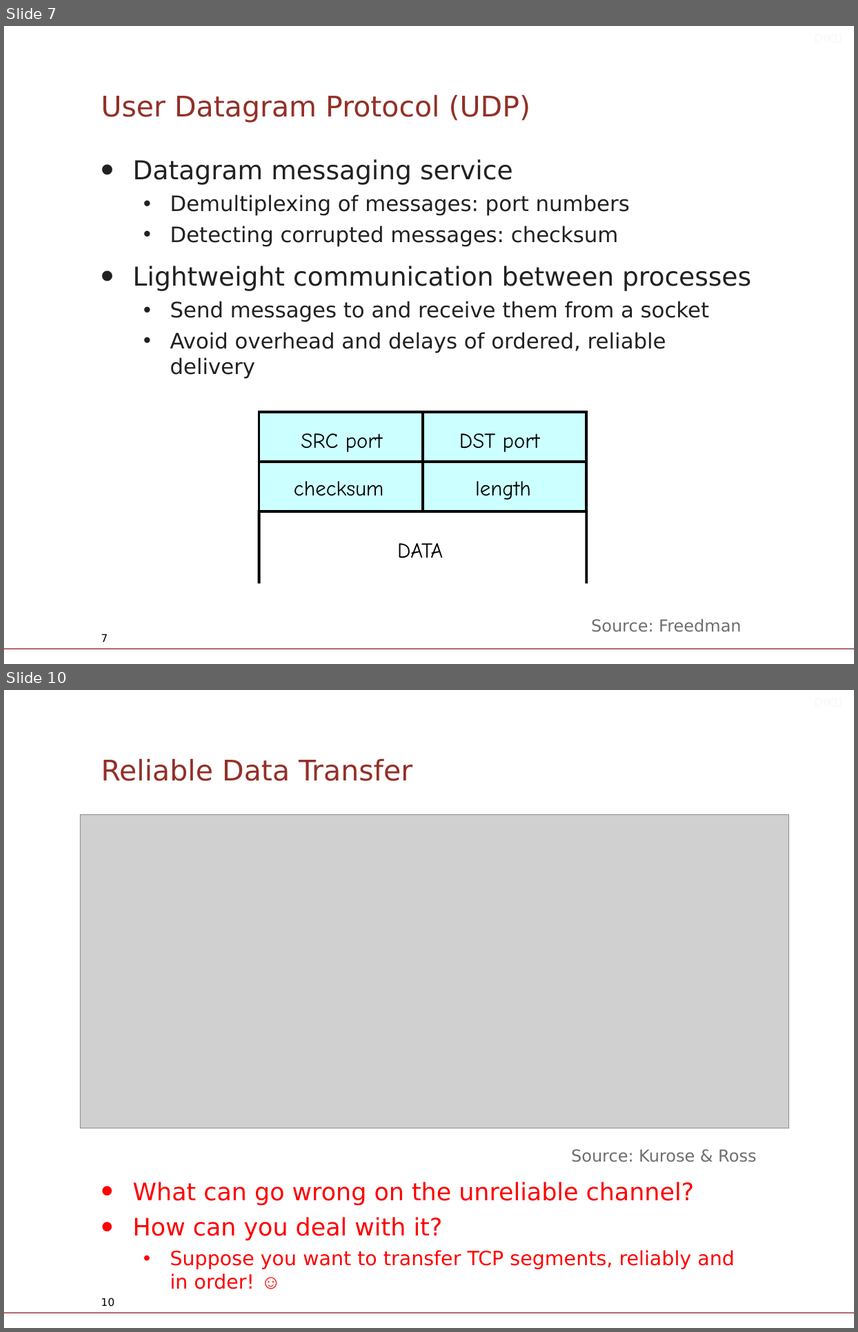
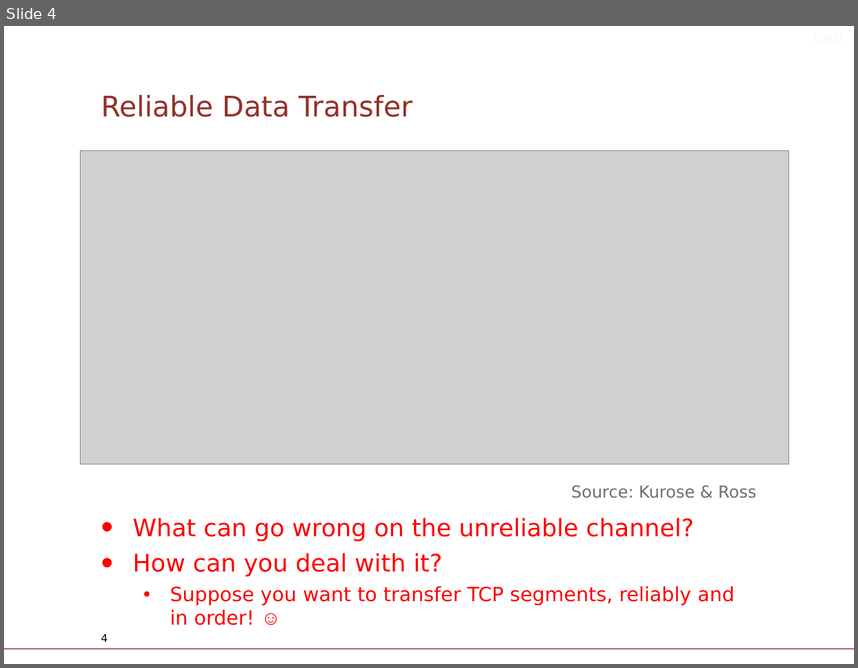
Before and after one commit to Legenden84/compSys-e2022-pub_fork, a slide deck: lectures/221109_tcp_and_reliable_communication/slides.odp. Shown one above the other, each under a label of ours: slides 7 and 10 before the commit, slide 4 after it; the slides between them are not shown. The pictures are 858x1332 and 858x668 pixels, drawn with LibreOffice and Linux fonts; fonts in the diff are those of the drawing; grey boxes stand for pictures; background and template pictures are left out. Boxes give left, top, right and bottom in pixels: in the first picture for what was removed or moved away, otherwise in the second. Text is boxed around its words. In the diff, an @@ line names an element or a change of style, - is before the commit and + after.

```diff
--- a/lectures/221109_tcp_and_reliable_communication/slides.odp
+++ b/lectures/221109_tcp_and_reliable_communication/slides.odp
@@ slide 7 removed at [4, 26, 854, 664], background #FFFFFF; not listed: 1 template element that a slide beside it also shows @@
@@ text removed at [270, 26, 851, 51] @@
-DIKU
@@ title removed at [101, 94, 530, 123] @@
-User Datagram Protocol (UDP)
@@ text removed at [133, 159, 751, 379] @@
-• Datagram messaging service
-  • Demultiplexing of messages: port numbers
-  • Detecting corrupted messages: checksum
-• Lightweight communication between processes
-  • Send messages to and receive them from a socket
-  • Avoid overhead and delays of ordered, reliable delivery
@@ rectangle removed at [259, 412, 423, 461] @@
@@ rectangle removed at [423, 412, 587, 461] @@
@@ rectangle removed at [286, 423, 406, 457] @@
-SRC port
@@ rectangle removed at [444, 423, 565, 457] @@
-DST port
@@ rectangle removed at [259, 461, 423, 510] @@
@@ text removed at [294, 481, 383, 496] @@
-checksum
@@ rectangle removed at [423, 461, 587, 510] @@
@@ text removed at [475, 481, 531, 499] @@
-length
@@ line removed from (259, 510) to (259, 582) @@
@@ line removed from (586, 510) to (586, 582) @@
@@ text removed at [397, 543, 443, 558] @@
-DATA
@@ text removed at [591, 619, 741, 632] @@
-Source: Freedman
@@ page number removed at [101, 633, 108, 641] @@
-7
@@ what was slide 10 is now slide 4 @@
@@ page number at [101, 633, 108, 641]: text changed @@
-10
+4
```
Also in this commit, not shown: 9 slides changed, 5 other slides removed, 1 other file.
